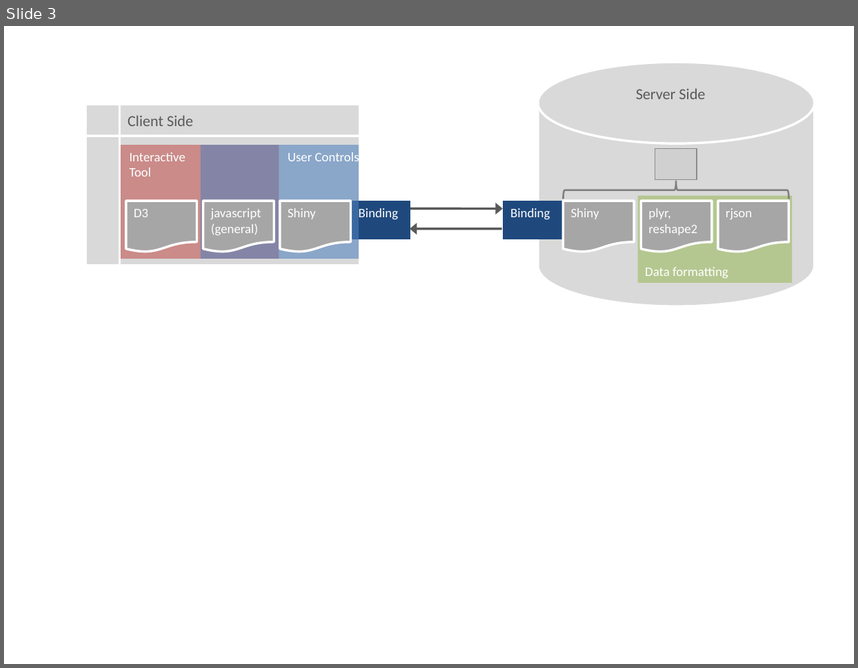
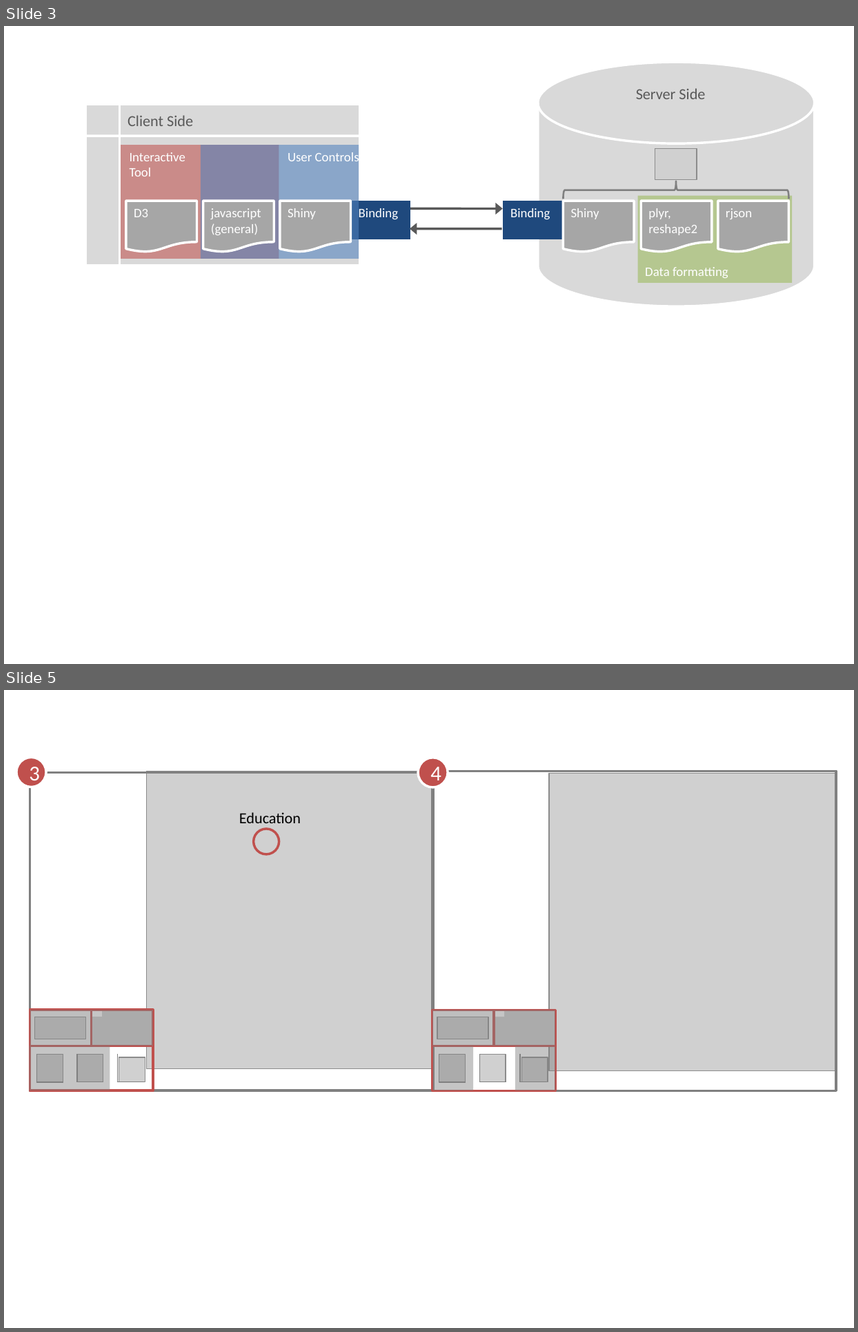
Before and after one commit to gammarama/DataExpo2013, a slide deck: paper/images/images.pptx. Shown one above the other, each under a label of ours: slide 3 before the commit, slides 3 and 5 after it; the slides between them are not shown. The pictures are 858x668 and 858x1332 pixels, drawn with LibreOffice and Linux fonts; fonts in the diff are those of the drawing; grey boxes stand for pictures. Boxes give left, top, right and bottom in pixels: in the first picture for what was removed or moved away, otherwise in the second. Text is boxed around its words. In the diff, an @@ line names an element or a change of style, - is before the commit and + after.

```diff
--- a/paper/images/images.pptx
+++ b/paper/images/images.pptx
@@ slide 5 added at (4, 690, 854, 1328), background #FFFFFF @@
@@ ellipse added at (16, 757, 47, 787), fill #C0504D, outline #FFFFFF 2 pt, 18 pt, text #FFFFFF @@
+3
@@ rectangle added at (27, 756, 846, 1101), fill #FFFFFF, outline #FFFFFF 2 pt @@
@@ picture added at (146, 771, 433, 1068) @@
@@ ellipse added at (418, 757, 448, 787), fill #C0504D, outline #FFFFFF 2 pt, 18 pt, text #FFFFFF @@
+4
@@ picture added at (549, 773, 836, 1071) @@
@@ text added at (239, 812, 301, 823), 13 pt, text #000000 @@
+Education
@@ ellipse added at (254, 829, 279, 854), outline #C0504D 2 pt @@
@@ group added at (29, 773, 433, 1090): 8 lines, 6 rectangles, 5 pictures @@
@@ group added at (432, 771, 836, 1092): 8 lines, 7 rectangles, 5 pictures @@
```
Also in this commit, not shown: 2 slides changed, 2 other slides added, 1 slide removed, 10 other files.
